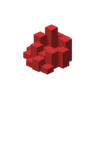
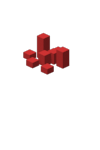
Two versions of the same layered image (100x150). Layer-by-layer changes:
painted on "city_src.png" over [26, 24, 73, 73]
